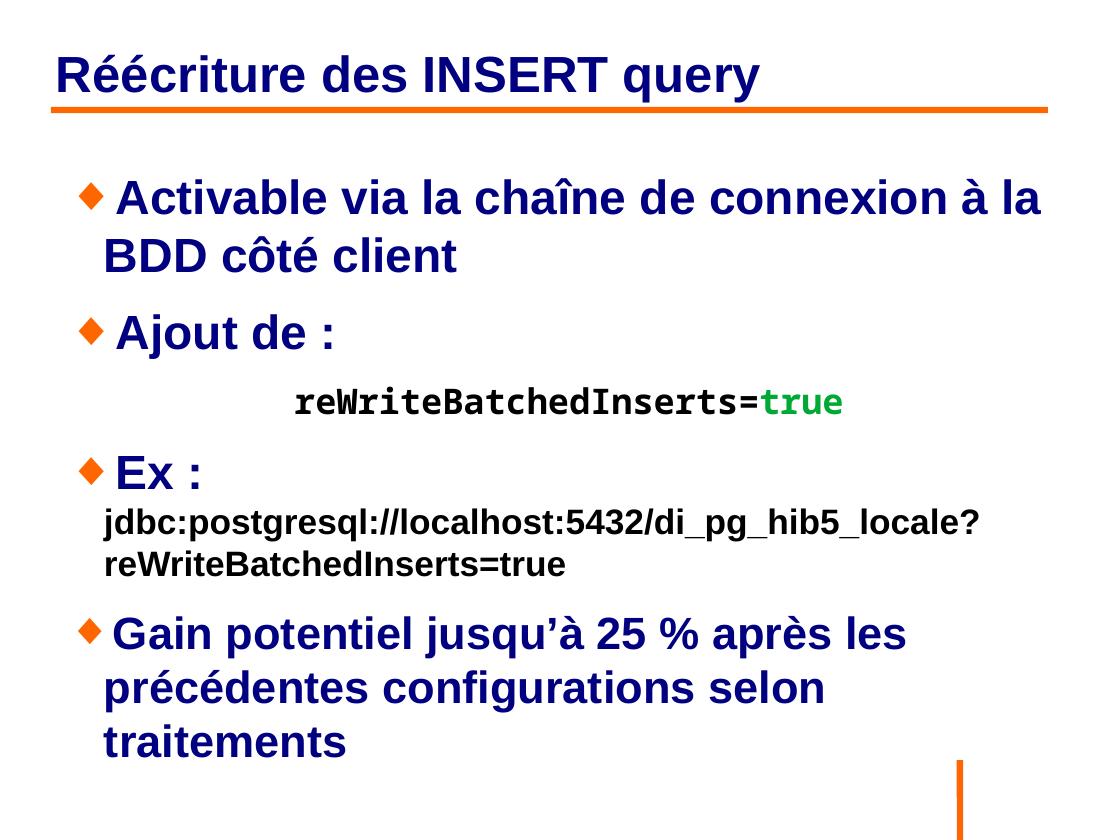
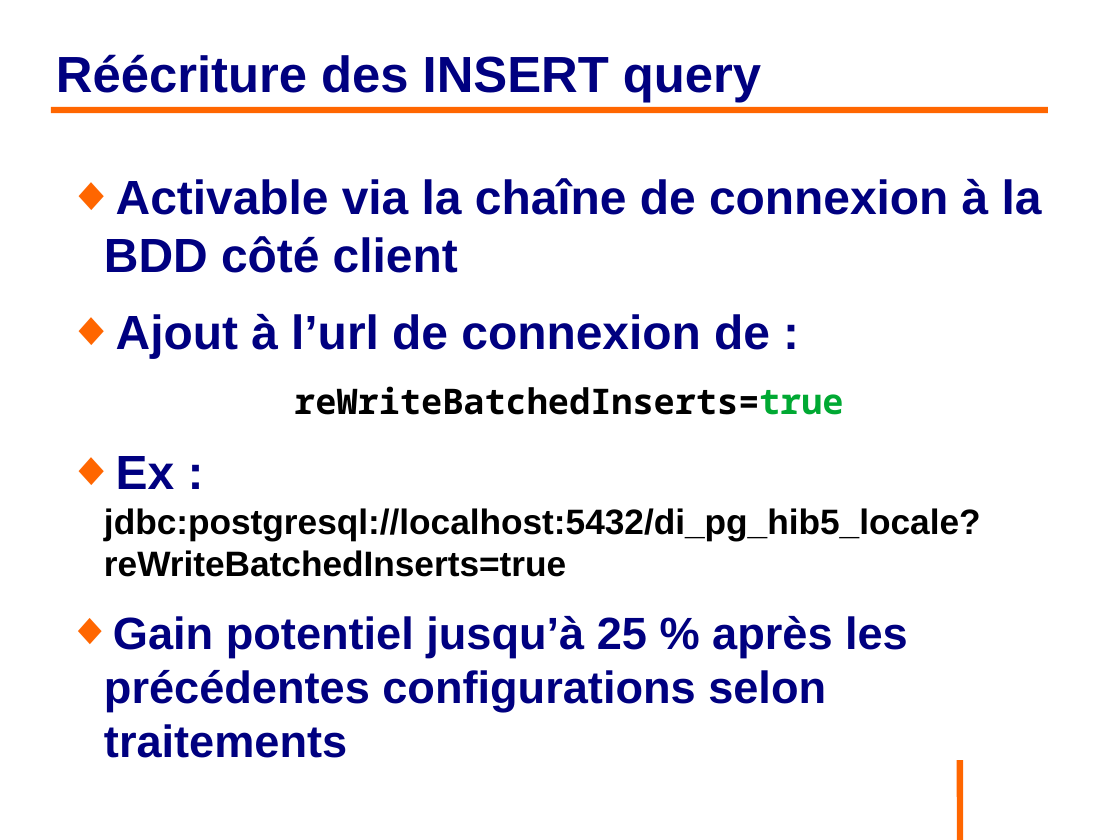
Before and after one commit to philphils/formation-hibernate-avancee, a slide deck: slide 24 of Documentation/diapo_formation_hibernate_avancee.odp (slide 28 before the commit). Drawn at 1120x840 pixels with LibreOffice and Linux fonts; fonts in the diff are those of the drawing; background and template pictures are left out. Boxes give left, top, right and bottom in pixels: in the first picture for what was removed or moved away, otherwise in the second. Text is boxed around its words. In the diff, an @@ line names an element or a change of style, - is before the commit and + after.

```diff
--- a/Documentation/diapo_formation_hibernate_avancee.odp
+++ b/Documentation/diapo_formation_hibernate_avancee.odp
@@ text at box(116, 313, 770, 359): text changed @@
-◆ Ajout de :
+◆ Ajout à l’url de connexion de :
```
Also in this commit, not shown: 7 other slides changed, 1 slide added.
